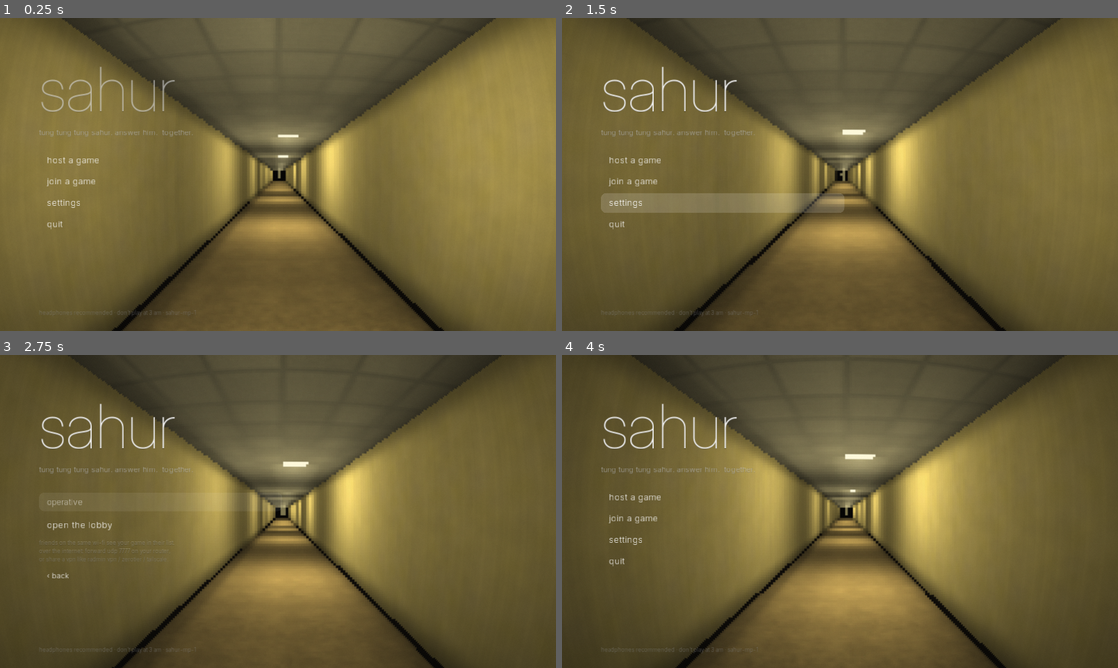
Above: before the commit, frames 1-4 (two rows, left to right).
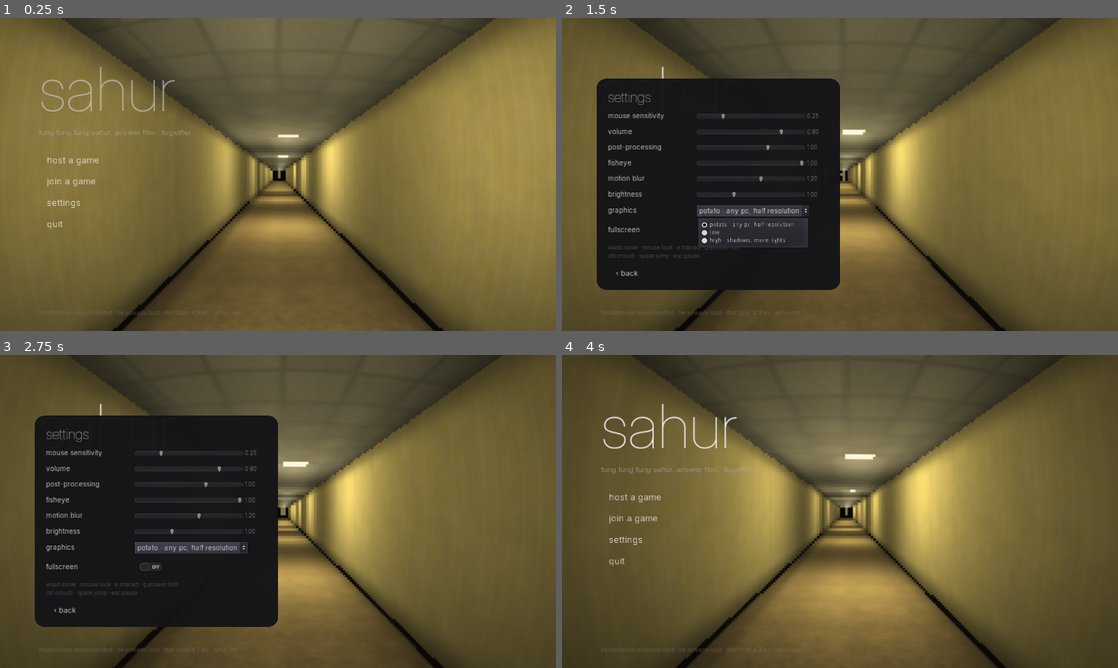
Above: after the commit, the same moments.

Repository: autoemfoco123-hash/sahur-
Game: Godot game, scene res://scenes/menu.tscn
The game is run twice, just before and just after one commit, with the same random seed, the same clock (stepped at 60 frames per second) and the same inputs.
Inputs (mouse positions are in pixels of both pictures, inside the frame that each line leads up to):
- Up to frame 1 (0.25 s): no input
- Up to frame 2 (1.5 s): click "settings" at 0.5 s; click (751, 212) at 1.25 s, where only the run after the commit has a clickable "potato · any pc, half resolut…"
- Up to frame 3 (2.75 s): click (161, 498) at 2 s, where only the run before the commit has a clickable "host a game"
- Up to frame 4 (4 s): click (723, 524) at 2.75 s, where only the run before the commit has a clickable "open the lobby"; click "‹ back" at 3.5 s

The runs differ from the first frame. In frame 1, less than 0.1% of the frame differs, in the area x 22-44%, y 93-95%; in frame 2, 29%, in the area x 6-51%, y 19-96%; in frame 3, 29%; in frame 4, less than 0.1%.

Commit message:
fix settings button, loud jumpscare, menu theme
- menu: _open_settings / _close_settings / _quit were lost in the
  multiplayer menu rewrite (settings and quit did nothing on any platform)
- settings: touch-friendly on phones (no fullscreen row, touch help)
- jumpscare: a third of a second of silence and black, then Tung's face
  lunges in, lids gone, mouth torn open, twitching and strobing, with a
  scream at full scale (Audio.scare bypasses the master compressor);
  others hear it far away; phones vibrate
- tools/scream_from_file.py: scream built from a recorded source
  (pitched down -6, layered lower, blown out, last quarter cut)
- tools/menu_music.py: original containment-facility menu theme, seamless loop

Co-Authored-By: Claude Opus 5.5 <noreply@anthropic.com>
Claude-Session: https://claude.ai/code/session_01FxeAYaRWpVTJFaxnmtmaG6

Diff:
--- a/scripts/audio.gd
+++ b/scripts/audio.gd
@@ -20,6 +20,7 @@
 var _dist: AudioEffectDistortion
 var _lp: AudioEffectLowPassFilter
 var _reverb: AudioEffectReverb
+var _scaring = false
 
 
 func _ready() -> void:
@@ -103,12 +104,44 @@
 	_breath_target = -80.0 if x < 0.05 else lerp(-26.0, -6.0, clamp(x, 0.0, 1.0))
 
 
-## Total silence (master muted). Used for the jumpscare.
+## Total silence (master muted). Used right before the jumpscare. Turning it off also ends
+## a scare (everything comes back exactly as it was).
 func silence_all(on: bool) -> void:
-	AudioServer.set_bus_mute(AudioServer.get_bus_index("Master"), on)
+	var m = AudioServer.get_bus_index("Master")
+	AudioServer.set_bus_mute(m, on)
 	if on:
 		_breath_target = -80.0
 		_breath.volume_db = -80.0
+	elif _scaring:
+		_scaring = false
+		AudioServer.set_bus_mute(AudioServer.get_bus_index("SFX"), false)
+		AudioServer.set_bus_mute(AudioServer.get_bus_index("Amb"), false)
+		for i in AudioServer.get_bus_effect_count(m):
+			AudioServer.set_bus_effect_enabled(m, i, true)
+
+
+## The jumpscare: every other sound is cut and nothing on the master squashes it.
+## The sample itself is already clipped at full scale: as loud as digital audio goes.
+func scare(sname: String, vol_db := 0.0) -> AudioStreamPlayer:
+	_scaring = true
+	var m = AudioServer.get_bus_index("Master")
+	AudioServer.set_bus_mute(AudioServer.get_bus_index("SFX"), true)
+	AudioServer.set_bus_mute(AudioServer.get_bus_index("Amb"), true)
+	for i in AudioServer.get_bus_effect_count(m):
+		var fx = AudioServer.get_bus_effect(m, i)
+		# keep only the final limiter (protects against inter-sample overs)
+		AudioServer.set_bus_effect_enabled(m, i, fx is AudioEffectLimiter)
+	_breath_target = -80.0
+	_breath.volume_db = -80.0
+	AudioServer.set_bus_mute(m, false)
+	var p = AudioStreamPlayer.new()
+	p.stream = get_stream(sname)
+	p.volume_db = vol_db
+	p.bus = "Master"
+	add_child(p)
+	p.play()
+	p.connect("finished", p, "queue_free")
+	return p
 
 
 func set_silence(on: bool) -> void:
--- a/scripts/hud.gd
+++ b/scripts/hud.gd
@@ -468,7 +468,7 @@
 	if world == null or world.player == null:
 		return
 	var on: bool = world.player.flashlight_on
-	nv_root.visible = on and not death_root.visible
+	nv_root.visible = on and not death_root.visible and world._scare == 0
 	if gyro.player == null:
 		gyro.player = world.player
 	if on:
--- a/scripts/menu.gd
+++ b/scripts/menu.gd
@@ -105,8 +105,9 @@
 	rect.material = post
 	pl.add_child(rect)
 	_build_ui()
-	Audio.ambient("amb_hall", -8.0)
-	Audio.ambient("", 0, 1)
+	# the menu theme, with the fluorescent hum of the hallway underneath
+	Audio.ambient("amb_menu", -2.0, 0)
+	Audio.ambient("amb_hall", -17.0, 1)
 	Audio.set_madness(0.0)
 
 
@@ -210,7 +211,7 @@
 	settings.rect_position = Vector2(80, 140)
 	root.add_child(settings)
 	settings.connect("closed", self, "_close_settings")
-	var hint = UI.label("headphones recommended · don't play at 3 am · %s" % Net.VERSION, 13, UI.FAINT)
+	var hint = UI.label("headphones recommended · he screams loud · don't play at 3 am · %s" % Net.VERSION, 13, UI.FAINT)
 	hint.anchor_top = 1.0
 	hint.anchor_bottom = 1.0
 	hint.margin_left = 90
@@ -378,6 +379,21 @@
 		lan_list.add_child(UI.button(t, self, "_do_join", [ip], 18))
 
 
+func _open_settings() -> void:
+	menu.visible = false
+	status.text = ""
+	settings.visible = true
+
+
+func _close_settings() -> void:
+	settings.visible = false
+	menu.visible = true
+
+
+func _quit() -> void:
+	get_tree().quit()
+
+
 func _process(delta: float) -> void:
 	if cam == null:
 		return
--- a/scripts/settings_panel.gd
+++ b/scripts/settings_panel.gd
@@ -8,7 +8,7 @@
 
 
 func _ready() -> void:
-	var s = UI.box(Color(0.1, 0.1, 0.11, 0.9), 22)
+	var s = UI.box(Color(0.08, 0.08, 0.09, 0.97), 22)
 	s.content_margin_left = 26
 	s.content_margin_right = 26
 	s.content_margin_top = 22
@@ -20,7 +20,8 @@
 	v.add_constant_override("separation", 12)
 	add_child(v)
 	v.add_child(UI.label("settings", 32, UI.WHITE, "thin"))
-	_slider(v, "mouse sensitivity", "sensitivity", 0.03, 1.0, 0.01)
+	var touch = OS.has_feature("mobile") or Game.force_touch
+	_slider(v, "look sensitivity" if touch else "mouse sensitivity", "sensitivity", 0.03, 1.0, 0.01)
 	_slider(v, "volume", "volume", 0.0, 1.0, 0.01)
 	_slider(v, "post-processing", "post", 0.0, 1.5, 0.05)
 	_slider(v, "fisheye", "fisheye", 0.0, 1.0, 0.05)
@@ -37,14 +38,17 @@
 	ob.connect("item_selected", self, "_on_gfx")
 	q.add_child(ob)
 	v.add_child(q)
-	var f = HBoxContainer.new()
-	f.add_child(_name("fullscreen"))
-	var cb = CheckButton.new()
-	cb.pressed = bool(Game.settings.fullscreen)
-	cb.connect("toggled", self, "_on_fullscreen")
-	f.add_child(cb)
-	v.add_child(f)
-	v.add_child(UI.label("wasd move · mouse look · e interact · q shout\nctrl crouch · space jump · esc pause", 13, UI.FAINT))
+	if not touch:
+		var f = HBoxContainer.new()
+		f.add_child(_name("fullscreen"))
+		var cb = CheckButton.new()
+		cb.pressed = bool(Game.settings.fullscreen)
+		cb.connect("toggled", self, "_on_fullscreen")
+		f.add_child(cb)
+		v.add_child(f)
+		v.add_child(UI.label("wasd move · mouse look · e interact · q answer him\nctrl crouch · space jump · esc pause", 13, UI.FAINT))
+	else:
+		v.add_child(UI.label("left thumb walks · drag on the right to look\nquick tap answers him · e / crouch / pause buttons", 13, UI.FAINT))
 	v.add_child(UI.button("‹ back", self, "_back", [], 18))
 
 
--- a/scripts/world.gd
+++ b/scripts/world.gd
@@ -39,6 +39,11 @@
 var _spec_t = 0.0
 var _note_open_cb = false
 var _rig: Spatial
+var _scare = 0            # jumpscare phase: 0 none · 1 dark silence · 2 screaming
+var _scare_t = 0.0
+var _scare_m: Spatial
+var _scare_mouth: MeshInstance
+var _scare_base = Vector3.ZERO
 
 
 func _ready() -> void:
@@ -317,7 +322,8 @@
 			elif hud:
 				hud.subtitle("%s became rot." % Net.pname(pid), 3.5)
 				if not dying:
-					Audio.play("tung", -10.0, 0.45)
+					var at = avatars[pid].global_transform.origin + Vector3(0, 1.6, 0) if avatars.has(pid) else player.global_transform.origin
+					Audio.play_at("scare_scream_far", at, self, 8.0, 1.0, 120.0)
 		"escaped":
 			var pid: int = args[0]
 			if pid == me and player:
@@ -428,6 +434,8 @@
 		_pulse = 1.0
 	_pulse = max(0.0, _pulse - delta * 3.0)
 	post.set_shader_param("pulse", _pulse)
+	if _scare == 2:
+		_scare_frame(delta)
 
 
 func _unhandled_input(event: InputEvent) -> void:
@@ -484,7 +492,9 @@
 	player.controls = not my_out and not dying and not completing
 
 
-# ------------------------------------------------------------------ death (the silent jumpscare)
+# ------------------------------------------------------------------ death (the jumpscare)
+## A third of a second of nothing at all, then his face is on you, screaming as loud as
+## digital audio goes. Then a hard cut to black and silence.
 func kill(_id: String, msg: String) -> void:
 	if dying or completing or my_out or player == null:
 		return
@@ -495,8 +505,10 @@
 		hud.hide_note()
 	hud.show_stats(false)
 	hud.set_prompt("")
-	# The worst jumpscare is the silent one: every sound in the world stops.
+	hud.island.modulate.a = 0.0
+	hud._island_t = 0.0
 	Audio.silence_all(true)
+	hud.fade_rect.color = Color(0, 0, 0, 1)
 	for e in get_tree().get_nodes_in_group("hostile"):
 		e.visible = false
 	_rig = Spatial.new()
@@ -504,7 +516,25 @@
 	var m = TungModel.build()
 	_rig.add_child(m)
 	m.rotation.y = PI
-	m.translation = Vector3(0, -0.02, -0.62) - Vector3(-FACE.x, FACE.y, -FACE.z)
+	# aim between the eyes and the mouth so the whole screaming face fills the view
+	_scare_base = Vector3(0, -0.02, -0.52) - Vector3(0, 2.13, 0.4)
+	m.translation = _scare_base - Vector3(0, 0, 0.45)
+	# wide awake: no lids, bulging eyes, and a mouth tearing open
+	for n in ["lidL", "lidR"]:
+		var lid = m.find_node(n, true, false)
+		if lid:
+			lid.visible = false
+	for n in ["eyeL", "eyeR"]:
+		var eye = m.find_node(n, true, false)
+		if eye:
+			eye.scale = Vector3.ONE * 1.3
+	var body = m.find_node("body", true, false)
+	_scare_mouth = MeshInstance.new()
+	_scare_mouth.mesh = Models.sphere(1.0, -1, 24, 12)
+	_scare_mouth.material_override = Mats.unshaded(Color(0.035, 0.0, 0.0))
+	body.add_child(_scare_mouth)
+	_scare_mouth.translation = Vector3(0, TungModel.EY - 0.25, -TungModel.R + 0.012)
+	_scare_mouth.scale = Vector3(0.13, 0.001, 0.05)
 	var l = SpotLight.new()
 	l.light_color = Color(1, 0.97, 0.9)
 	l.light_energy = 9.0
@@ -513,10 +543,22 @@
 	_rig.add_child(l)
 	l.translation = Vector3(0, 1.6, -0.75)
 	l.rotation_degrees = Vector3(-88, 0, 0)
-	# It doesn't lunge. It doesn't scream. It just looks at you, and tilts its head.
+	var under = OmniLight.new()
+	under.light_color = Color(1.0, 0.86, 0.78)
+	under.light_energy = 2.4
+	under.omni_range = 1.6
+	_rig.add_child(under)
+	under.translation = Vector3(0, -0.35, -0.15)
+	_scare_m = m
+	m.visible = false
+	_scare = 1
+	_scare_t = 0.0
 	var tw = create_tween()
-	tw.tween_property(m, "rotation:z", deg2rad(9.0), 1.9).set_trans(Tween.TRANS_SINE)
-	tw.parallel().tween_property(m, "translation:z", m.translation.z + 0.12, 1.9)
+	tw.tween_interval(0.32)
+	tw.tween_callback(self, "_scare_hit")
+	tw.tween_interval(1.95)
+	tw.tween_callback(self, "_scare_cut")
+	tw.tween_interval(0.8)
 	tw.tween_callback(self, "_death_screen", [msg])
 	tw.tween_interval(2.6)
 	tw.tween_callback(self, "_death_hint", [msg])
@@ -527,10 +569,52 @@
 		tw.tween_callback(Game, "restart_level")
 
 
+func _scare_hit() -> void:
+	_scare = 2
+	_scare_t = 0.0
+	hud.fade_rect.color = Color(0, 0, 0, 0)
+	if is_instance_valid(_scare_m):
+		_scare_m.visible = true
+	Audio.scare("scare_scream", 0.0)
+	flash(1.0)
+	player.add_trauma(1.0)
+	if OS.has_feature("mobile"):
+		Input.vibrate_handheld(1900)
+
+
+## Cut, not fade: black and dead silence.
+func _scare_cut() -> void:
+	_scare = 0
+	hud.fade_rect.color = Color(0, 0, 0, 1)
+	Audio.silence_all(true)
+	if is_instance_valid(_rig):
+		_rig.queue_free()
+
+
+## Every frame while he screams: he lunges in, twitches, the mouth stretches, the picture strobes.
+func _scare_frame(delta: float) -> void:
+	_scare_t += delta
+	if not is_instance_valid(_scare_m):
+		return
+	var k = clamp(_scare_t / 0.11, 0.0, 1.0)
+	k = 1.0 - (1.0 - k) * (1.0 - k)
+	var p = _scare_base - Vector3(0, 0, 0.45) * (1.0 - k) + Vector3(0, 0, 0.04) * k
+	p += Vector3(rand_range(-1, 1) * 0.024, rand_range(-1, 1) * 0.024, rand_range(-1, 1) * 0.014)
+	_scare_m.translation = p
+	_scare_m.rotation = Vector3(rand_range(-0.07, 0.07), PI + rand_range(-0.06, 0.06), rand_range(-0.16, 0.16))
+	var open = clamp(_scare_t / 0.09, 0.0, 1.0)
+	_scare_mouth.scale = Vector3(0.12 + 0.025 * sin(_scare_t * 41.0), 0.001 + (0.1 + 0.02 * sin(_scare_t * 57.0)) * open, 0.05)
+	player.add_trauma(delta * 6.0)
+	post.set_shader_param("madness", 1.0)
+	post.set_shader_param("danger", 1.0)
+	post.set_shader_param("flash", 0.6 if fmod(_scare_t, 0.09) < 0.035 else 0.0)
+
+
 func _death_screen(msg: String) -> void:
 	if is_instance_valid(_rig):
 		_rig.queue_free()
 	hud.death("you became rot", msg)
+	hud.fade_rect.color = Color(0, 0, 0, 0)
 
 
 func _death_hint(msg: String) -> void:
Not shown, changed: export_presets.cfg
Not shown, added: sounds/amb_menu.wav.import
Not shown, added: sounds/scare_scream.wav.import
Not shown, added: sounds/scare_scream_far.wav.import
Not shown, added: sounds/amb_menu.wav
Not shown, added: sounds/scare_scream.wav
Not shown, added: sounds/scare_scream_far.wav
